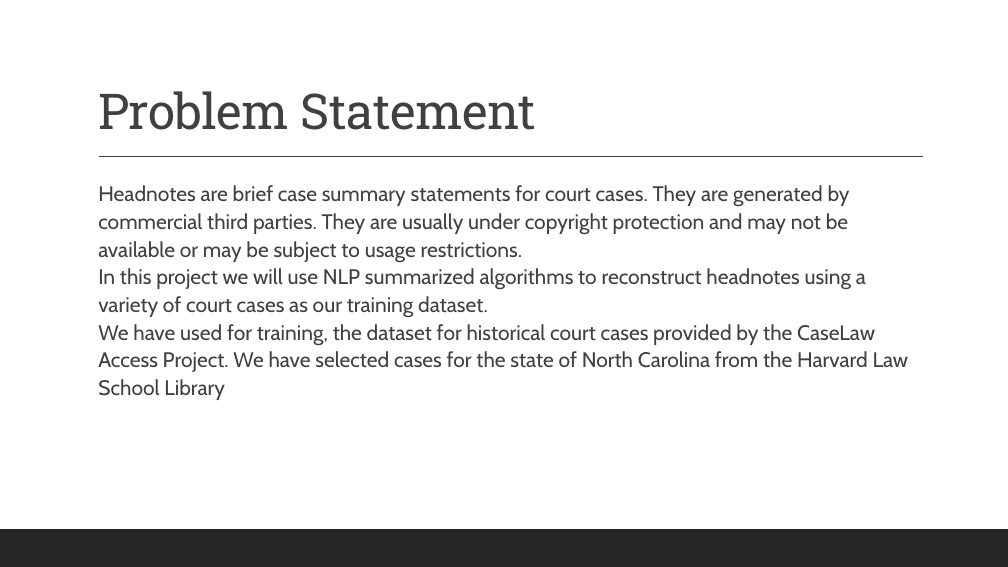
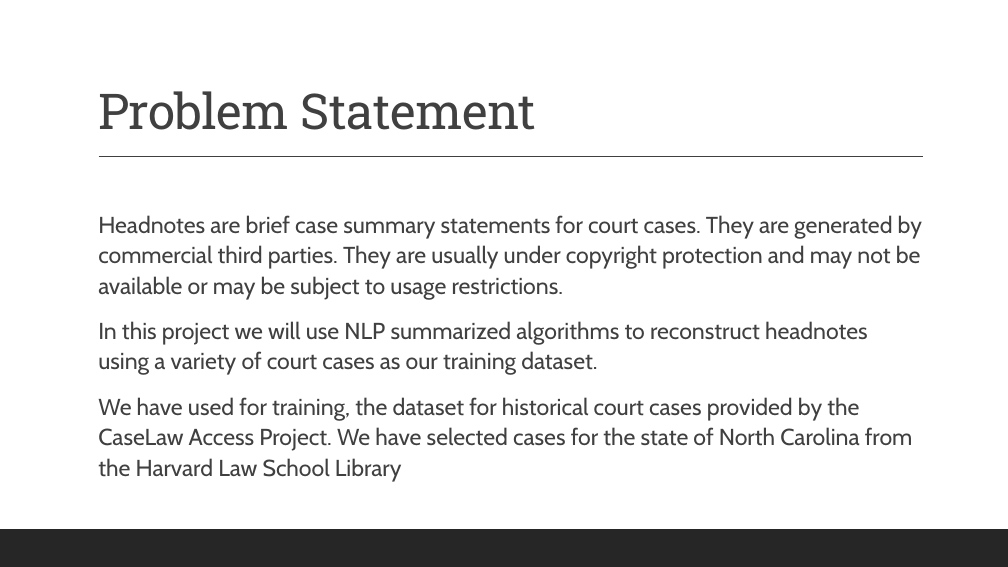
Before and after one commit to gufranpathan/case_law_g45, a slide deck: slide 2 of Group 45 Data Science for Case Law.pptx. Drawn at 1008x567 pixels with LibreOffice and Linux fonts; fonts in the diff are those of the drawing. Boxes give left, top, right and bottom in pixels: in the first picture for what was removed or moved away, otherwise in the second. Text is boxed around its words. In the diff, an @@ line names an element or a change of style, - is before the commit and + after.

```diff
--- a/Group 45 Data Science for Case Law.pptx
+++ b/Group 45 Data Science for Case Law.pptx
@@ text "Headnotes are brief case summary ..." at <box>98,215,922,482</box>: vertical alignment top to middle @@
@@ text at <box>98,215,922,482</box>: text changed; size 20 to 22 pt @@
-  Headnotes are brief case summary statements for court cases. They are generated by commercial third parties. They are usually under copyright protection and may not be available or may be subject to usage restrictions.
-  In this project we will use NLP summarized algorithms to reconstruct headnotes using a variety of court cases as our training dataset.
-  We have used for training, the dataset for historical court cases provided by the CaseLaw Access Project. We have selected cases for the state of North Carolina from the Harvard Law School Library
+  Headnotes are brief case summary statements for court cases. They are generated by commercial third parties. They are usually under copyright protection and may not be available or may be subject to usage restrictions.
+  In this project we will use NLP summarized algorithms to reconstruct headnotes using a variety of court cases as our training dataset.
+  We have used for training, the dataset for historical court cases provided by the CaseLaw Access Project. We have selected cases for the state of North Carolina from the Harvard Law School Library
```
Also in this commit, not shown: 8 other slides changed, 6 slides added, 1 slide removed.
